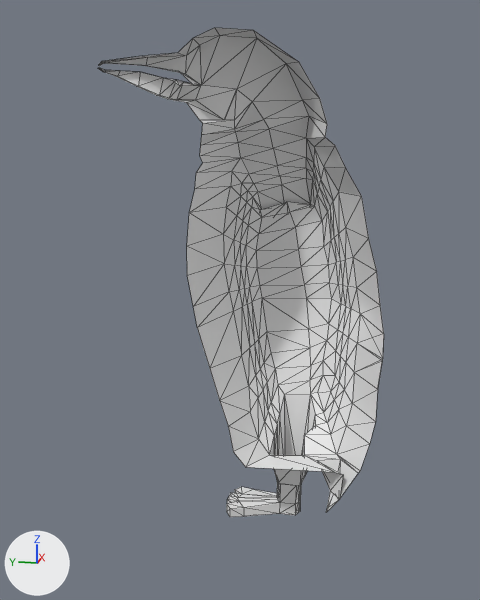
The glTF model client/assets/penguin.gltf, before and after one commit.
Before and after are seen from a 50 mm lens placed at (-5.95, -1.16, 3.96), pointed at (0.0, 0.03, 2.47). Arrows for +X, +Y and +Z are at lower left; the lights stay in place. Mesh edges are drawn as thin lines. Where no turn or scale is listed for an object, it has been applied to the vertices. Vertices at the same position are counted once.
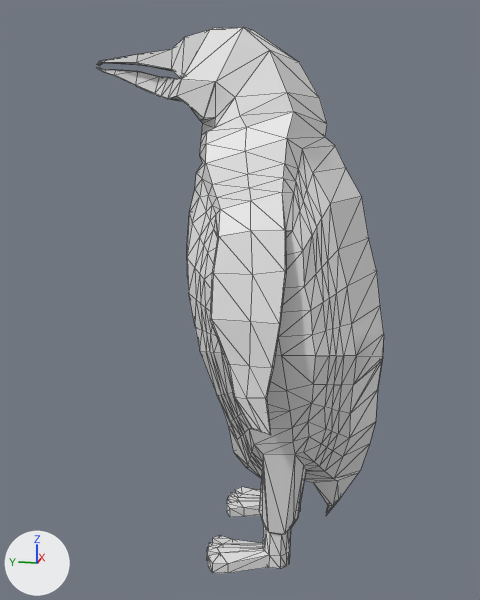
Commit message: penguin fr

The change in detail:
me_plane_001 is used by ob_plane_001; location (0.0, -0.6, 2.46).
me_plane_001 had 362 vertices, 655 faces and spanned x -0.03..1.19, y -0.71..1.93, z -2.44..2.4.
me_plane_001 now has 658 vertices, 1310 faces and spans x -1.19..1.19, y -0.71..1.93, z -2.44..2.4.
me_plane_001 part 1: 296 vertices added at x -1.19..0.03, y -0.71..1.93, z -2.44..2.36.

What differs and where, as boxes (x1, y1, x2, y2) in the pictures (480 x 600 px):
'Plane.001', reshaped (12% taller): before (98, 28, 384, 517); after (96, 27, 384, 573)
part 1 of me_plane_001, added: after (96, 27, 384, 573)
